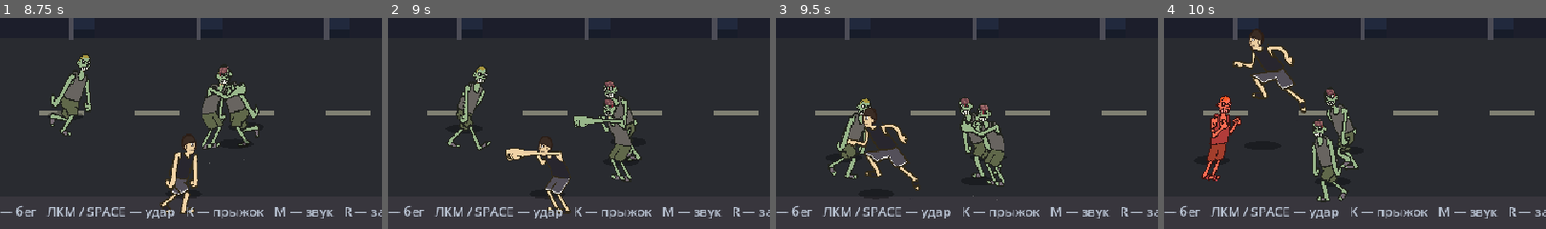
Above: before the commit, frames 1-4 (left to right).
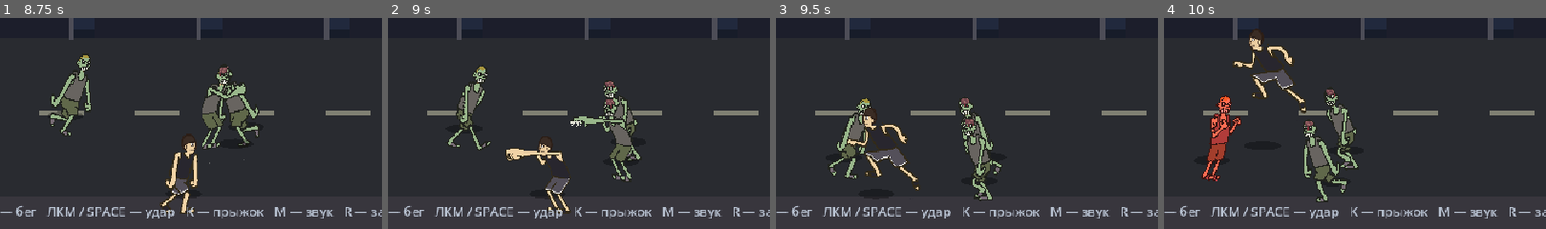
Above: after the commit, the same moments.

Repository: Kirtus228/zombie-beat
Game: Godot game, scene res://main.tscn
Same seed, same stepped clock (60 frames per second), same inputs: the game is played once before the commit and once after it. Sound files missing from this copy of the repository are replaced by a short silence.
Inputs (mouse positions are % of the whole screen's width and height, from its top left):
- Up to frame 1 (8.75 s): tap Enter at 0.5 s; move the mouse to (72, 44) at 0.52 s; hold D (move_right) 0.53-1.28 s; click (72, 44) at 0.6 s; tap K (jump) at 0.77, 1.52, 3.02, 3.77, 4.52, 6.02, 6.77, 7.52 s; move the mouse to (30, 54) at 1.27 s; hold S (move_down) 1.28-2.03 s; tap Shift (run) at 1.35, 5.85 s; move the mouse to (60, 27) at 2.02 s; hold D (move_right) 2.03-2.78 s; tap Space at 2.1, 4.35, 6.6 s; move the mouse to (45, 70) at 2.77 s; hold W (move_up) 2.78-3.53 s; click (45, 70) at 2.85 s; move the mouse to (80, 64) at 3.52 s; hold Shift (run) 3.53-4.28 s; hold A (move_left) 3.53-5.03 s; move the mouse to (20, 34) at 4.27 s; move the mouse to (55, 49) at 5.02 s; hold S (move_down) 5.03-5.78 s; click (55, 49) at 5.1 s; move the mouse to (35, 24) at 5.77 s; hold D (move_right) 5.78-6.53 s; move the mouse to (72, 44) at 6.52 s; hold W (move_up) 6.53-7.28 s; move the mouse to (30, 54) at 7.27 s; hold D (move_right) 7.28-8.03 s; click (30, 54) at 7.35 s; move the mouse to (60, 27) at 8.02 s; hold S (move_down) from 8.03 s (still down); hold Shift (run) from 8.03 s (still down)
- Up to frame 2 (9 s): move the mouse to (45, 70) at 8.77 s; release S (move_down) at 8.78 s; release Shift (run) at 8.78 s; hold A (move_left) from 8.78 s (still down); tap Space at 8.85 s
- Up to frame 3 (9.5 s): keep holding A (move_left); tap K (jump) at 9.02 s
- Up to frame 4 (10 s): move the mouse to (80, 64) at 9.52 s; release A (move_left) at 9.53 s; hold W (move_up) from 9.53 s (still down); click (80, 64) at 9.6 s; tap K (jump) at 9.77 s
The pictures show only the part of the screen within x 20-70%, y 50-100%; the shares and areas given below are measured in that part.

Frame 1 is identical in both runs. In frame 2, 0.4% of the frame differs, in the area x 47-64%, y 38-77%; in frame 3, 2.0%, in the area x 48-60%, y 41-87%; in frame 4, 1.5%.

Commit message:
zombies: brain frame set also clawed, claws recolored bone so they read on the dark bg, strike no longer freezes on the extended frame

Diff:
--- a/scripts/fighter.gd
+++ b/scripts/fighter.gd
@@ -23,10 +23,10 @@
 # Z_PITCH_FRONT и Z_PITCH_BACK держим в нуле.
 # Темп удара медленный намеренно: на 10 fps выпад проскакивал за один кадр,
 # и заметить его в бою было невозможно.
-const Z_ATK_FRAMES: Array[String] = ["punch1_0", "punch1_1", "punch1_1", "punch1_0"]
+const Z_ATK_FRAMES: Array[String] = ["punch1_0", "punch1_1", "punch1_0"]
 const Z_CONTACT_FRAME := "punch1_1"   # кадр, на котором рука достаёт цель
-const Z_ATK_FPS := 4.0        # 4 кадра по 0.25 с — выпад видно глазами
-const Z_ATK_HOLD := 1.0        # длина всей анимации удара, с
+const Z_ATK_FPS := 4.0        # 3 кадра по 0.25 с: выпад и возврат, без зависания
+const Z_ATK_HOLD := 0.75       # ровно 3 кадра / 4 fps — рука не стоит на месте
 const Z_CONTACT_T := 0.3       # момент касания внутри удара: на нём включается урон
 const Z_LUNGE := 22.0          # рывок корпуса к цели, px
 const Z_PITCH_BACK := 0.0      # назад не откидываемся: рука уходит вниз сама
--- a/tools/test_controls.gd
+++ b/tools/test_controls.gd
@@ -47,7 +47,8 @@
 	enemy.configure(82.0, 90, 5, true, true)   # с мозгом
 	var esf = enemy._build_frames()
 	ok(esf.has_animation("z_atk"), "у зомби есть рывок z_atk")
-	ok(esf.get_frame_count("z_atk") >= 4, "z_atk из 4+ кадров: %d" % esf.get_frame_count("z_atk"))
+	# три кадра — замах, выпад, возврат; повтор вытянутого кадра давал «зависание» руки
+	ok(esf.get_frame_count("z_atk") >= 3, "z_atk из 3+ кадров: %d" % esf.get_frame_count("z_atk"))
 	ok(not esf.has_animation("punch1"), "человеческого прямого удара у зомби НЕТ")
 	ok(esf.has_animation("z_ready"), "у зомби есть видимый замах z_ready")
 	# в ударе зомби не должно быть кадров прыжка: от них он «подпрыгивал»
Binary file changed: assets/zombie/punch1_1.png
Binary file changed: assets/zombie_brain/punch1_1.png
Not shown, changed: PLAN.md
